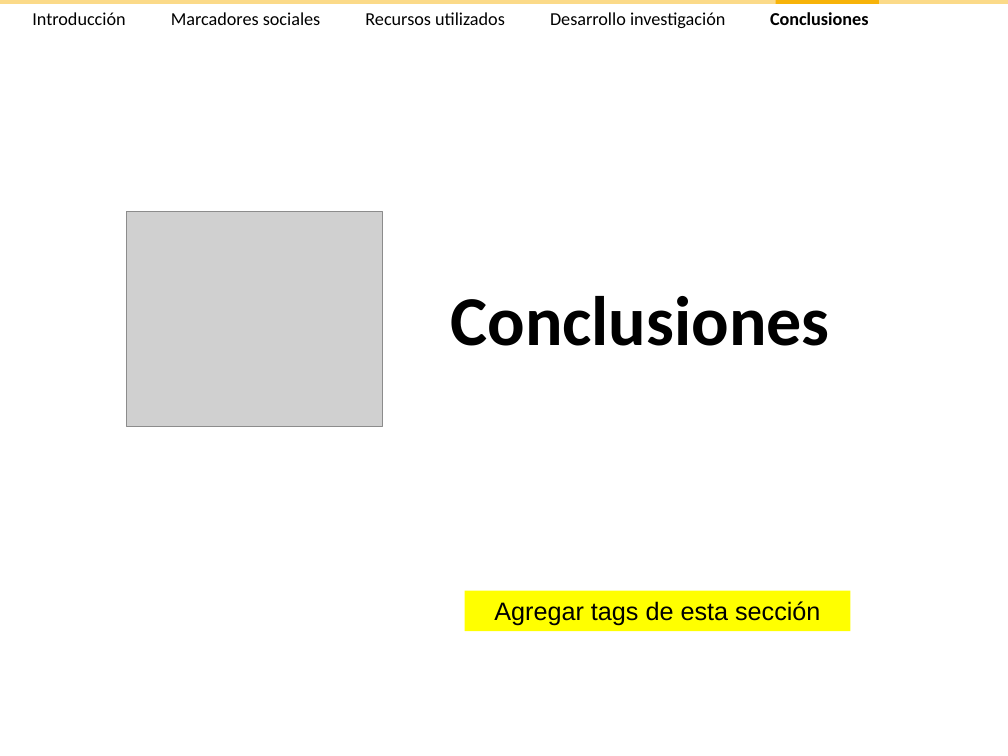
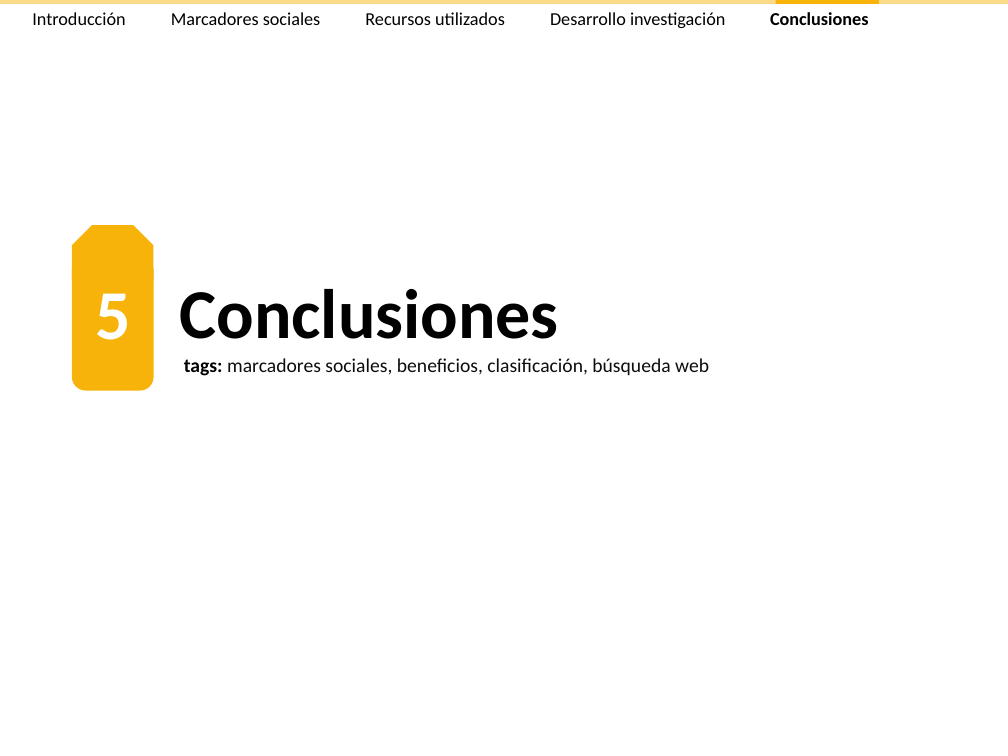
Before and after one commit to ak907kenai/nicotournetesis, a slide deck: slide 46 of docs_trunk/Presentación/Nicolás Tourné - Presentación Tesis (v2.4).ppt (slide 49 before the commit). Drawn at 1008x756 pixels with LibreOffice and Linux fonts; fonts in the diff are those of the drawing; grey boxes stand for pictures. Boxes give left, top, right and bottom in pixels: in the first picture for what was removed or moved away, otherwise in the second. Text is boxed around its words. In the diff, an @@ line names an element or a change of style, - is before the commit and + after.

```diff
--- a/docs_trunk/Presentación/Nicolás Tourné - Presentación Tesis (v2.4).ppt
+++ b/docs_trunk/Presentación/Nicolás Tourné - Presentación Tesis (v2.4).ppt
@@ freeform shape added at box(72, 225, 153, 280), fill #F7B309 @@
@@ picture removed at box(126, 212, 382, 427) @@
@@ freeform shape added at box(72, 257, 153, 391), fill #F7B309 @@
@@ text "Conclusiones": place and size @@
-text "Conclusiones" at box(450, 296, 829, 346)
+text "Conclusiones" at box(179, 289, 558, 339)
@@ text "Conclusiones" at box(179, 289, 558, 339): vertical alignment middle to top @@
@@ text added at box(95, 293, 130, 340), 50 pt, text #FFFFFF, bold @@
+5
@@ text added at box(184, 358, 709, 376), 14 pt, text #0D0D0D @@
+tags: marcadores sociales, beneficios, clasificación, búsqueda web
@@ rectangle removed at box(465, 591, 851, 631) @@
-Agregar tags de esta sección
```
Also in this commit, not shown: 17 other slides changed, 2 slides added, 9 slides removed, 1 other file.
